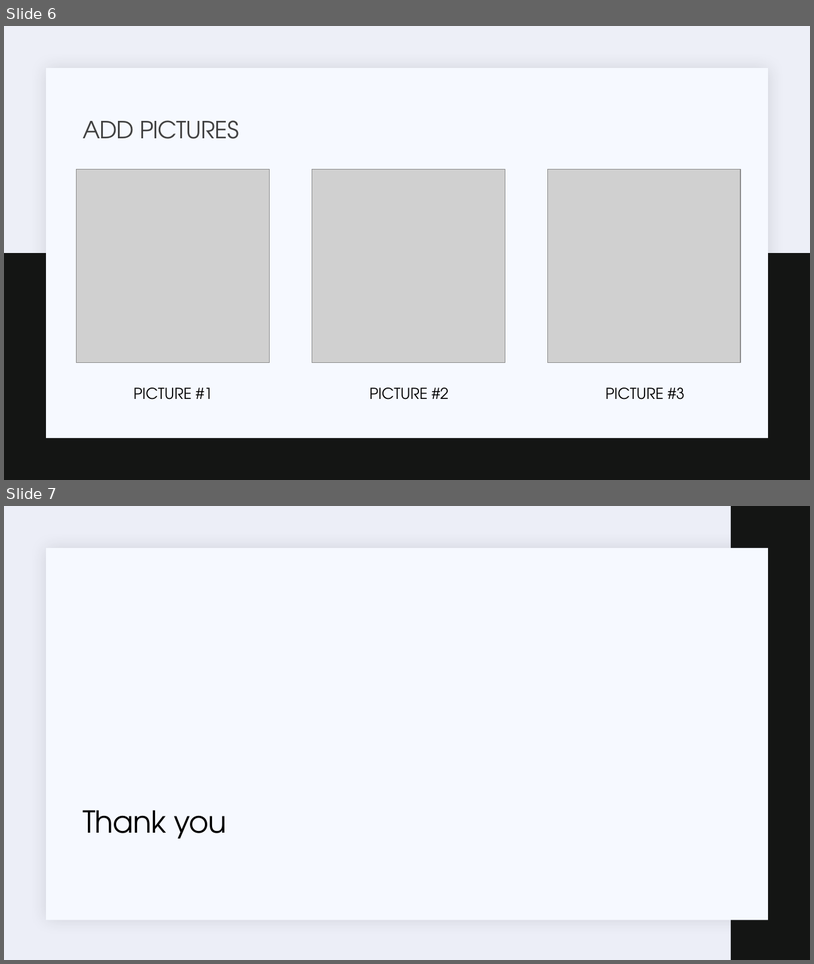
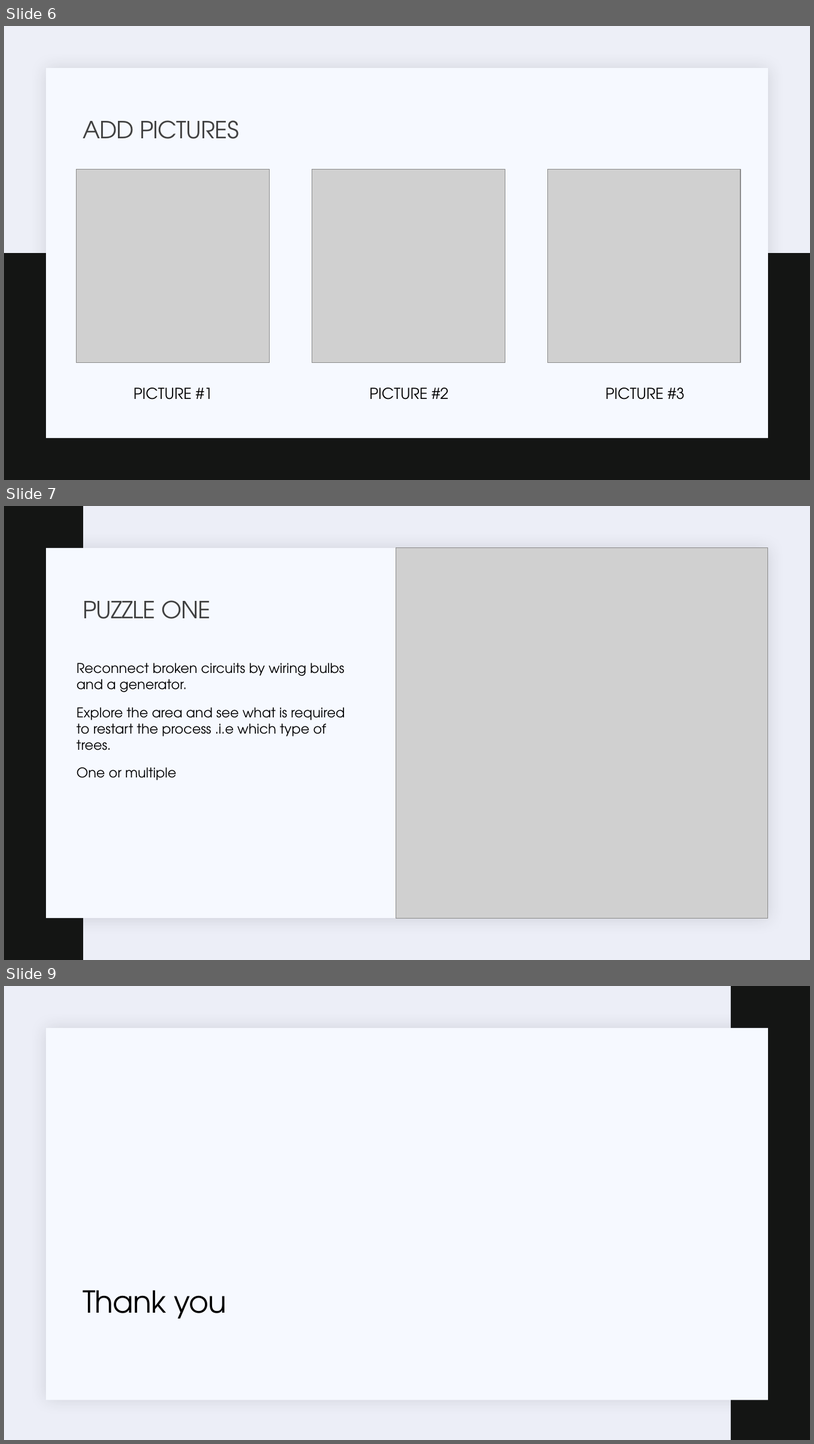
Before and after one commit to HaiderSalim/CareTaker_Cycles, a slide deck: Caretaker's Cycle presentation.pptx. Shown one above the other, each under a label of ours: slides 6 and 7 before the commit, slides 6, 7 and 9 after it; the slides between them are not shown. The pictures are 814x964 and 814x1444 pixels, drawn with LibreOffice and Linux fonts; fonts in the diff are those of the drawing; grey boxes stand for pictures. Boxes give left, top, right and bottom in pixels: in the first picture for what was removed or moved away, otherwise in the second. Text is boxed around its words. In the diff, an @@ line names an element or a change of style, - is before the commit and + after.

```diff
--- a/Caretaker's Cycle presentation.pptx
+++ b/Caretaker's Cycle presentation.pptx
@@ slide 7 added at (x1=4, y1=506, x2=810, y2=960), background #ECEEF7; not listed: 1 template element that a slide beside it also shows @@
@@ rectangle added at (x1=4, y1=506, x2=83, y2=960), fill #141514 @@
@@ picture added at (x1=396, y1=548, x2=768, y2=918) @@
@@ title added at (x1=83, y1=600, x2=211, y2=619), 28 pt, text #404040 @@
+PUZZLE ONE
@@ text added at (x1=77, y1=663, x2=345, y2=780), 16 pt, text #000000 @@
+Reconnect broken circuits by wiring bulbs and a generator.
+Explore the area and see what is required to restart the process .i.e which type of trees.
+One or multiple
@@ what was slide 7 is now slide 9 @@
```
Also in this commit, not shown: 1 other slide added, 6 other files.
